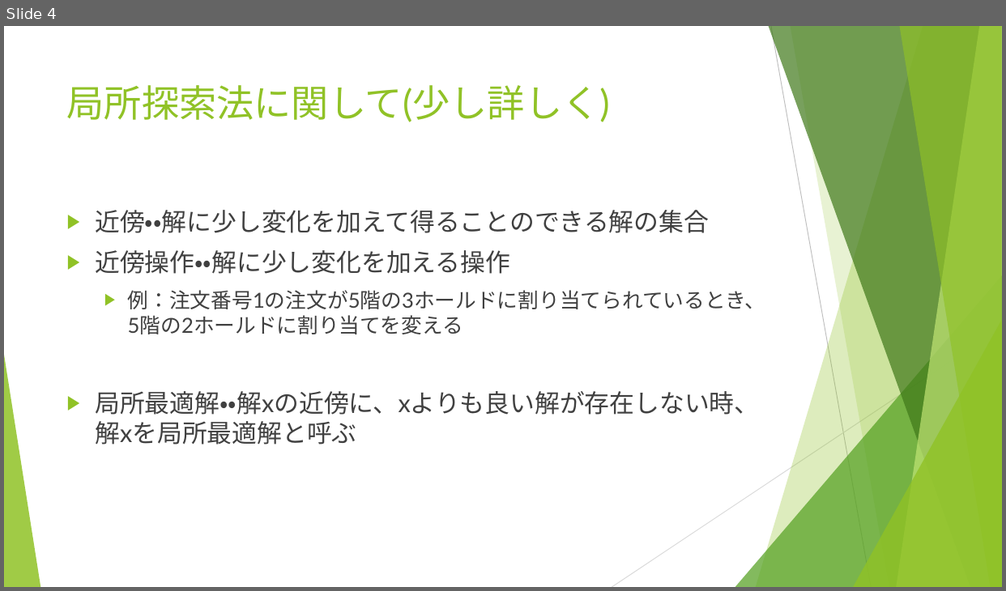
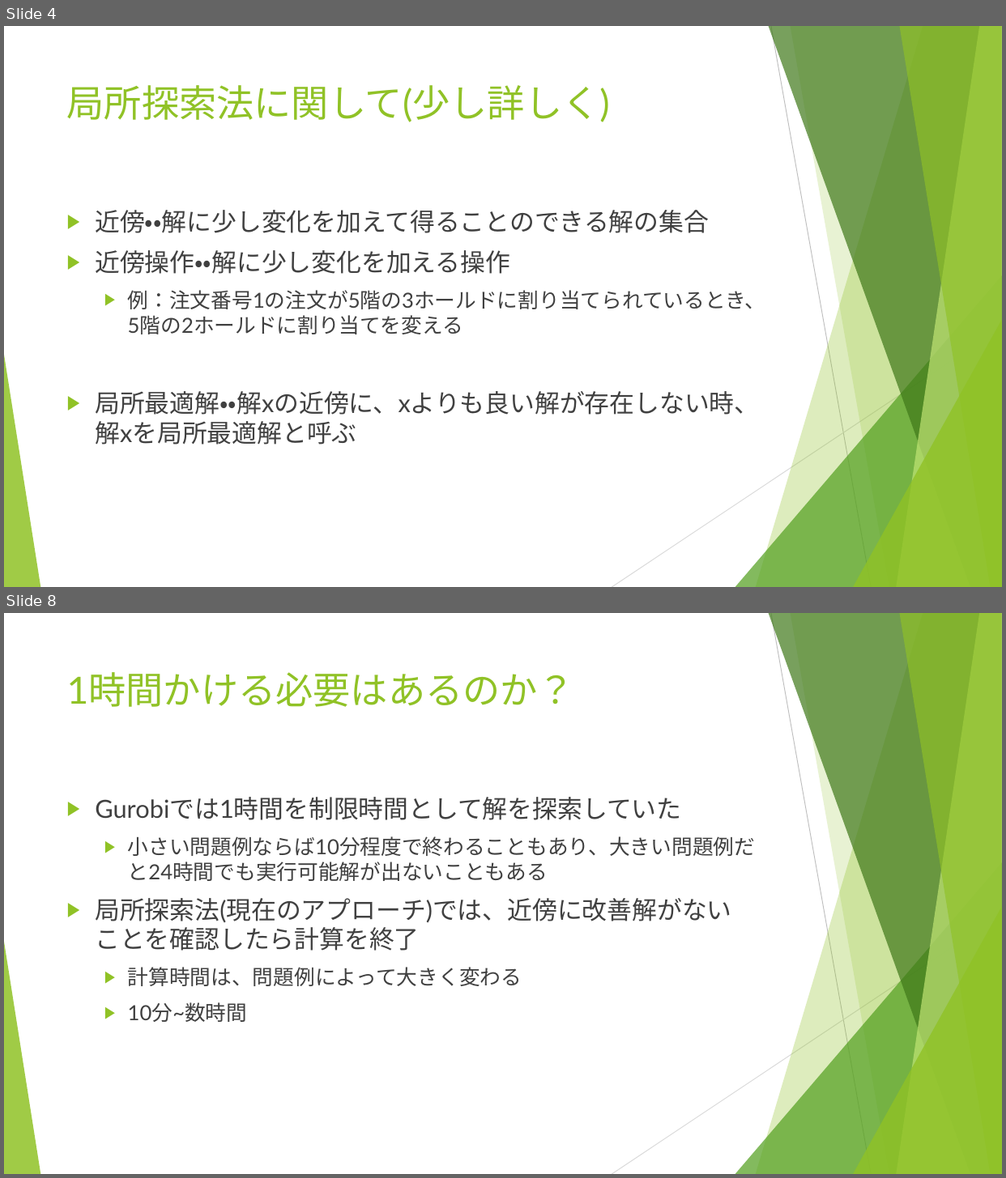
Before and after one commit to r-kurosu/kline_new, a slide deck: 11_30_共有資料.pptx. Shown one above the other, each under a label of ours: slide 4 before the commit, slides 4 and 8 after it; the slides between them are not shown. The pictures are 1006x591 and 1006x1178 pixels, drawn with LibreOffice and Linux fonts; fonts in the diff are those of the drawing. Boxes give left, top, right and bottom in pixels: in the first picture for what was removed or moved away, otherwise in the second. Text is boxed around its words. In the diff, an @@ line names an element or a change of style, - is before the commit and + after.

```diff
--- a/11_30_共有資料.pptx
+++ b/11_30_共有資料.pptx
@@ slide 8 added at (4,613,1002,1174), background #FFFFFF; not listed: 10 template elements that a slide beside it also shows @@
@@ title added at (67,672,575,707), 36 pt, text #90C226 @@
+1時間かける必要はあるのか？
@@ text added at (95,797,755,1022), 20 pt, text #404040 @@
+▶ Gurobiでは1時間を制限時間として解を探索していた
+  ▶ 小さい問題例ならば10分程度で終わることもあり、大きい問題例だと24時間でも実行可能解が出ないこともある
+▶ 局所探索法(現在のアプローチ)では、近傍に改善解がないことを確認したら計算を終了
+  ▶ 計算時間は、問題例によって大きく変わる
+  ▶ 10分~数時間
```
Also in this commit, not shown: 1 slide changed, 3 other slides added.
